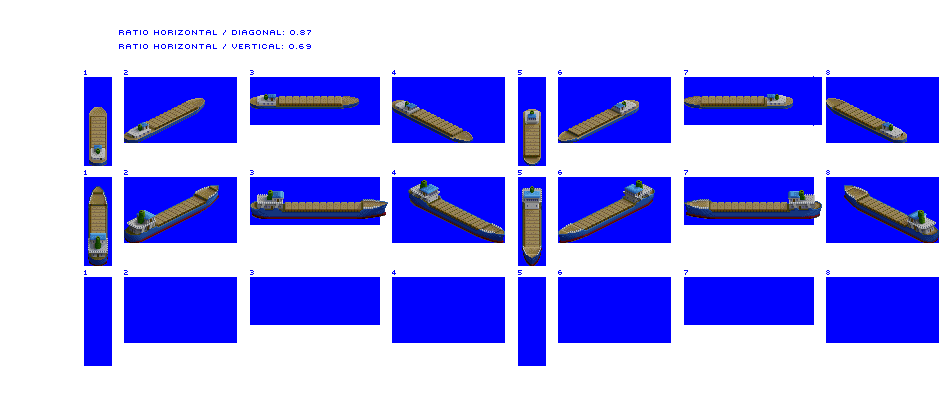
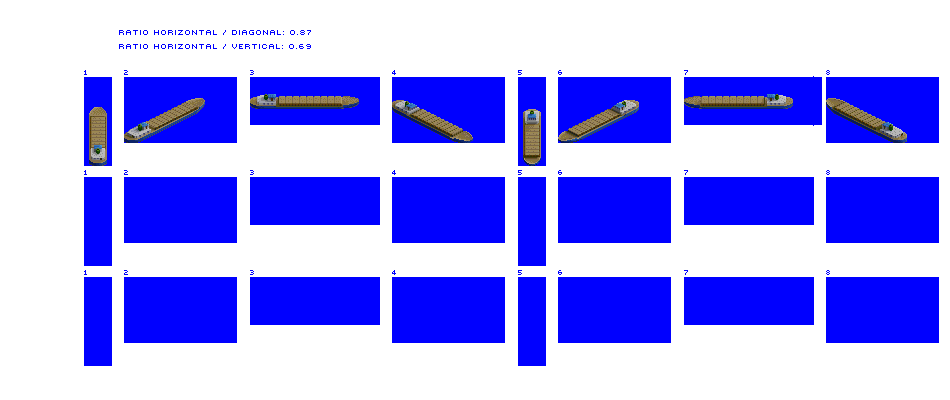
Layer changes from the first 950 x 400 image to the second:
removed layer "Coaster" over [88, 180, 939, 266]
